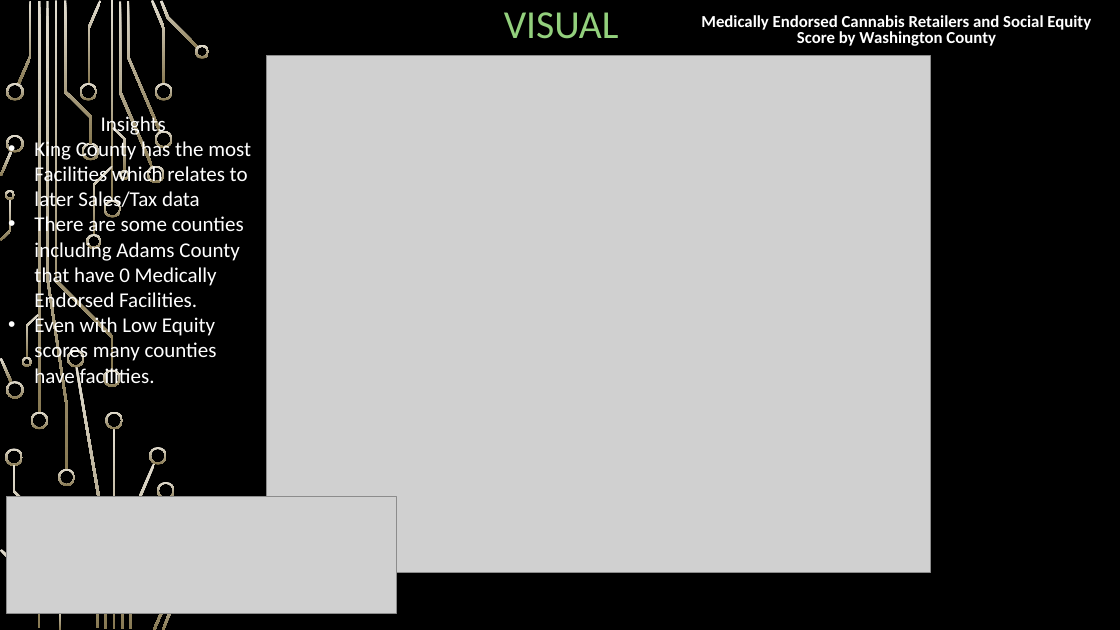
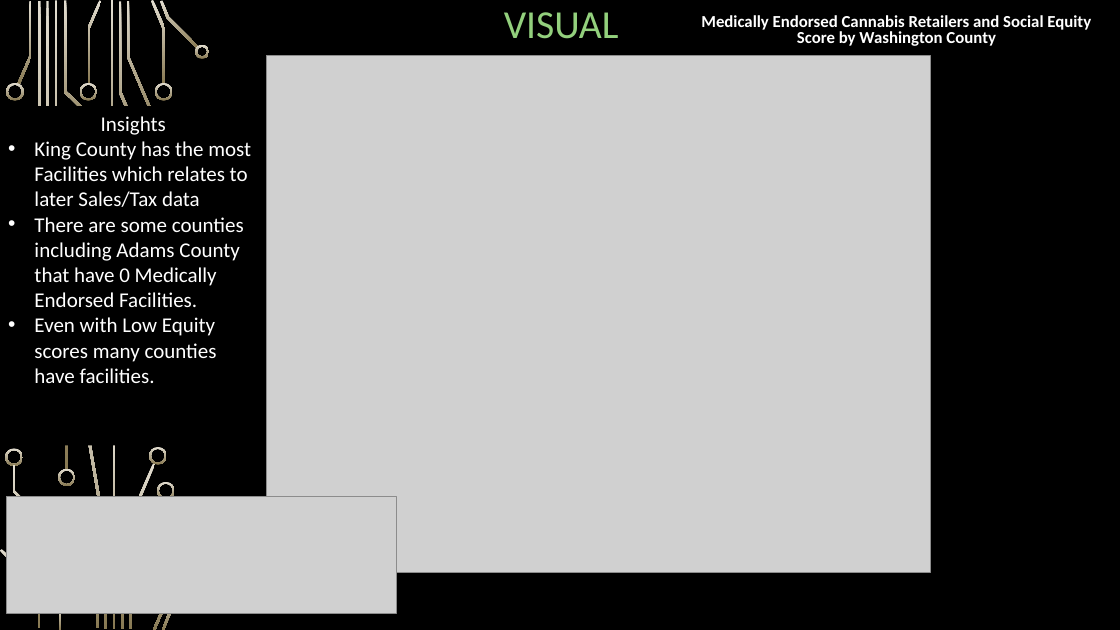
Before and after one commit to nood-leog/CS445-Group, a slide deck: slide 22 of Final Presentation Slides.pptx (slide 21 before the commit). Drawn at 1120x630 pixels with LibreOffice and Linux fonts; fonts in the diff are those of the drawing; grey boxes stand for pictures; background and template pictures are left out. Boxes give left, top, right and bottom in pixels: in the first picture for what was removed or moved away, otherwise in the second. Text is boxed around its words. In the diff, an @@ line names an element or a change of style, - is before the commit and + after.

```diff
--- a/Final Presentation Slides.pptx
+++ b/Final Presentation Slides.pptx
@@ rectangle "Insights": place and size @@
-rectangle "Insights" at (34, 113, 251, 389)
+rectangle "Insights" at (0, 106, 267, 445)
@@ rectangle "Insights" at (0, 106, 267, 445): fill none to #000000 @@
@@ group removed at (5, 127, 172, 429): 17 freeform shapes @@
```
Also in this commit, not shown: 17 other slides changed, 1 slide added.
